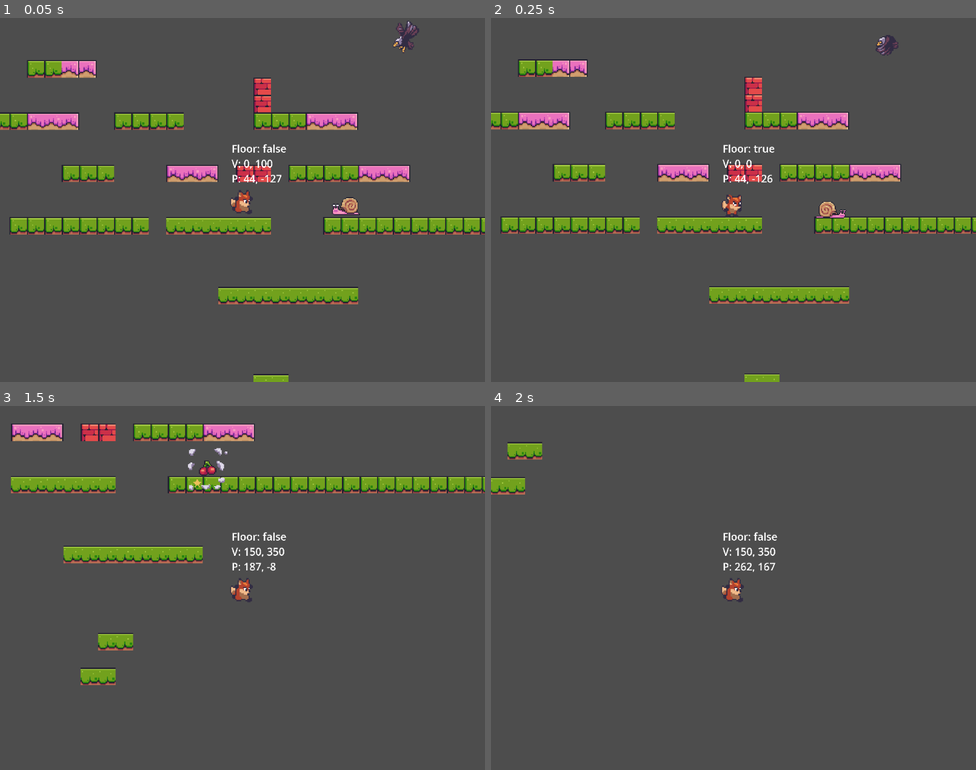
Above: before the commit, frames 1-4 (two rows, left to right).
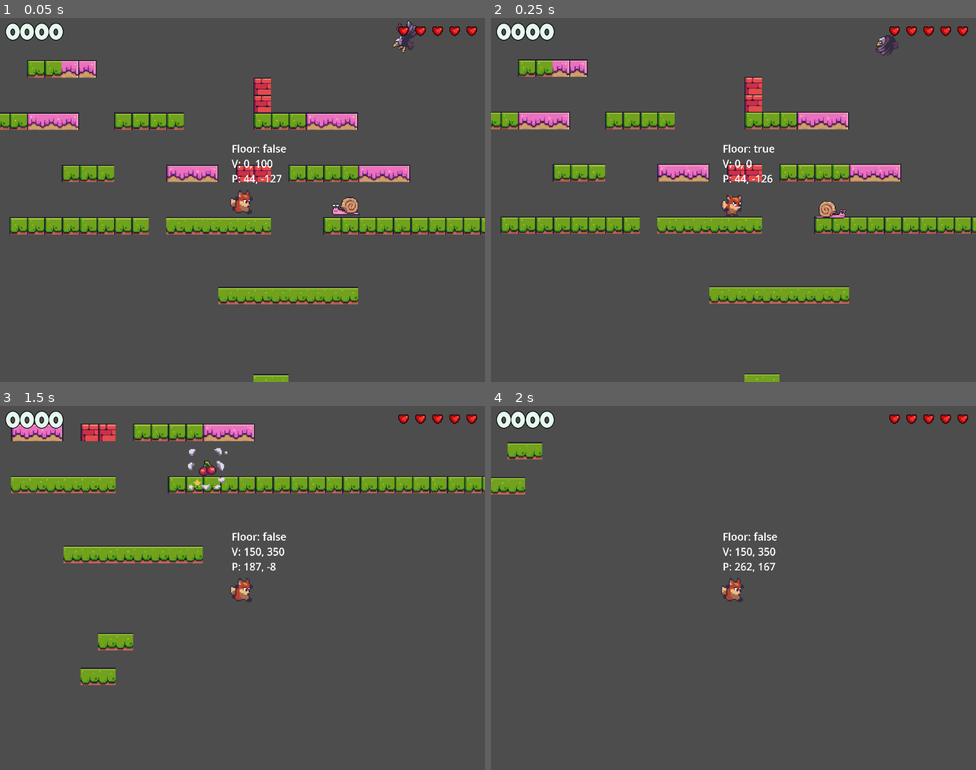
Above: after the commit, the same moments.

Repository: lithiumagic/fplatf
Game: Godot game, scene res://Scenes/LevelBase/level_base.tscn
Same seed, same stepped clock (60 frames per second), same inputs: the game is played once before the commit and once after it. Sound files missing from this copy of the repository are replaced by a short silence.
Inputs:
- Up to frame 1 (0.05 s): no input
- Up to frame 2 (0.25 s): no input
- Up to frame 3 (1.5 s): hold K (shoot) 0.53-1.28 s; hold D (right) from 0.53 s (still down); tap J (jump) at 0.77 s; tap T (shoot_enemy) at 1.35 s
- Up to frame 4 (2 s): keep holding D (right); tap J (jump) at 1.52 s

The runs differ from the first frame. In frame 1, 0.7% of the frame differs, in the area x 1-99%, y 1-7%; in frame 2, 0.7%; in frame 3, 0.7%; in frame 4, 0.7%.

Commit message:
159. hud score start

Diff:
--- /dev/null
+++ b/Resources/ScoreDisplay_48.tres
@@ -0,0 +1,10 @@
+[gd_resource type="LabelSettings" load_steps=2 format=3 uid="uid://w7jppf8yakfb"]
+
+[ext_resource type="FontFile" uid="uid://doohj8hghvt3a" path="res://assets/fonts/LuckiestGuy-Regular.ttf" id="1_nf2wc"]
+
+[resource]
+font = ExtResource("1_nf2wc")
+font_size = 48
+font_color = Color(0.897426, 0.974499, 0.931073, 1)
+outline_size = 6
+outline_color = Color(0, 0, 0, 1)
--- /dev/null
+++ b/Scenes/Hud/hud.tscn
@@ -0,0 +1,58 @@
+[gd_scene load_steps=3 format=3 uid="uid://d1u1nc5u8awha"]
+
+[ext_resource type="LabelSettings" uid="uid://w7jppf8yakfb" path="res://Resources/ScoreDisplay_48.tres" id="1_t7ji5"]
+[ext_resource type="Texture2D" uid="uid://blmtdufrd7ky3" path="res://assets/items/pixel heart 2.png" id="2_88iar"]
+
+[node name="Hud" type="Control"]
+layout_mode = 3
+anchors_preset = 15
+anchor_right = 1.0
+anchor_bottom = 1.0
+grow_horizontal = 2
+grow_vertical = 2
+
+[node name="MarginContainer" type="MarginContainer" parent="."]
+layout_mode = 1
+anchors_preset = 10
+anchor_right = 1.0
+grow_horizontal = 2
+theme_override_constants/margin_left = 12
+theme_override_constants/margin_top = 12
+theme_override_constants/margin_right = 12
+
+[node name="ScoreLabel" type="Label" parent="MarginContainer"]
+layout_mode = 2
+size_flags_horizontal = 0
+size_flags_vertical = 0
+text = "0000"
+label_settings = ExtResource("1_t7ji5")
+
+[node name="HBoxContainer" type="HBoxContainer" parent="MarginContainer"]
+layout_mode = 2
+size_flags_horizontal = 8
+size_flags_vertical = 0
+
+[node name="H1" type="TextureRect" parent="MarginContainer/HBoxContainer"]
+layout_mode = 2
+texture = ExtResource("2_88iar")
+stretch_mode = 4
+
+[node name="H2" type="TextureRect" parent="MarginContainer/HBoxContainer"]
+layout_mode = 2
+texture = ExtResource("2_88iar")
+stretch_mode = 4
+
+[node name="H3" type="TextureRect" parent="MarginContainer/HBoxContainer"]
+layout_mode = 2
+texture = ExtResource("2_88iar")
+stretch_mode = 4
+
+[node name="H4" type="TextureRect" parent="MarginContainer/HBoxContainer"]
+layout_mode = 2
+texture = ExtResource("2_88iar")
+stretch_mode = 4
+
+[node name="H5" type="TextureRect" parent="MarginContainer/HBoxContainer"]
+layout_mode = 2
+texture = ExtResource("2_88iar")
+stretch_mode = 4
--- a/Scenes/LevelBase/level_base.tscn
+++ b/Scenes/LevelBase/level_base.tscn
@@ -7,6 +7,7 @@
 [ext_resource type="PackedScene" uid="uid://gyv7gq2tn8gf" path="res://Scenes/Enemies/Eagle/eagle.tscn" id="4_fu0cx"]
 [ext_resource type="PackedScene" uid="uid://d3utpbkqxnmoa" path="res://Scenes/ObjectMaker/object_maker.tscn" id="6_pyubc"]
 [ext_resource type="AudioStream" uid="uid://dh3lpi1j7h3k3" path="res://assets/sound/Flowing Rocks.ogg" id="7_g01eq"]
+[ext_resource type="PackedScene" uid="uid://d1u1nc5u8awha" path="res://Scenes/Hud/hud.tscn" id="8_xvbh0"]
 
 [sub_resource type="TileSetAtlasSource" id="TileSetAtlasSource_1l5ts"]
 resource_name = "Platforms"
@@ -271,3 +272,7 @@
 volume_db = -20.392
 autoplay = true
 parameters/looping = true
+
+[node name="CanvasLayer" type="CanvasLayer" parent="."]
+
+[node name="Hud" parent="CanvasLayer" instance=ExtResource("8_xvbh0")]
Not shown: 1 places in Scenes/LevelBase/level_base.tscn that only renumber resources
